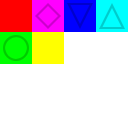
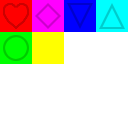
Layered file, before and after one edit (128×128). Changes by layer:
painted on "fg" over <box>3,3,29,29</box>
